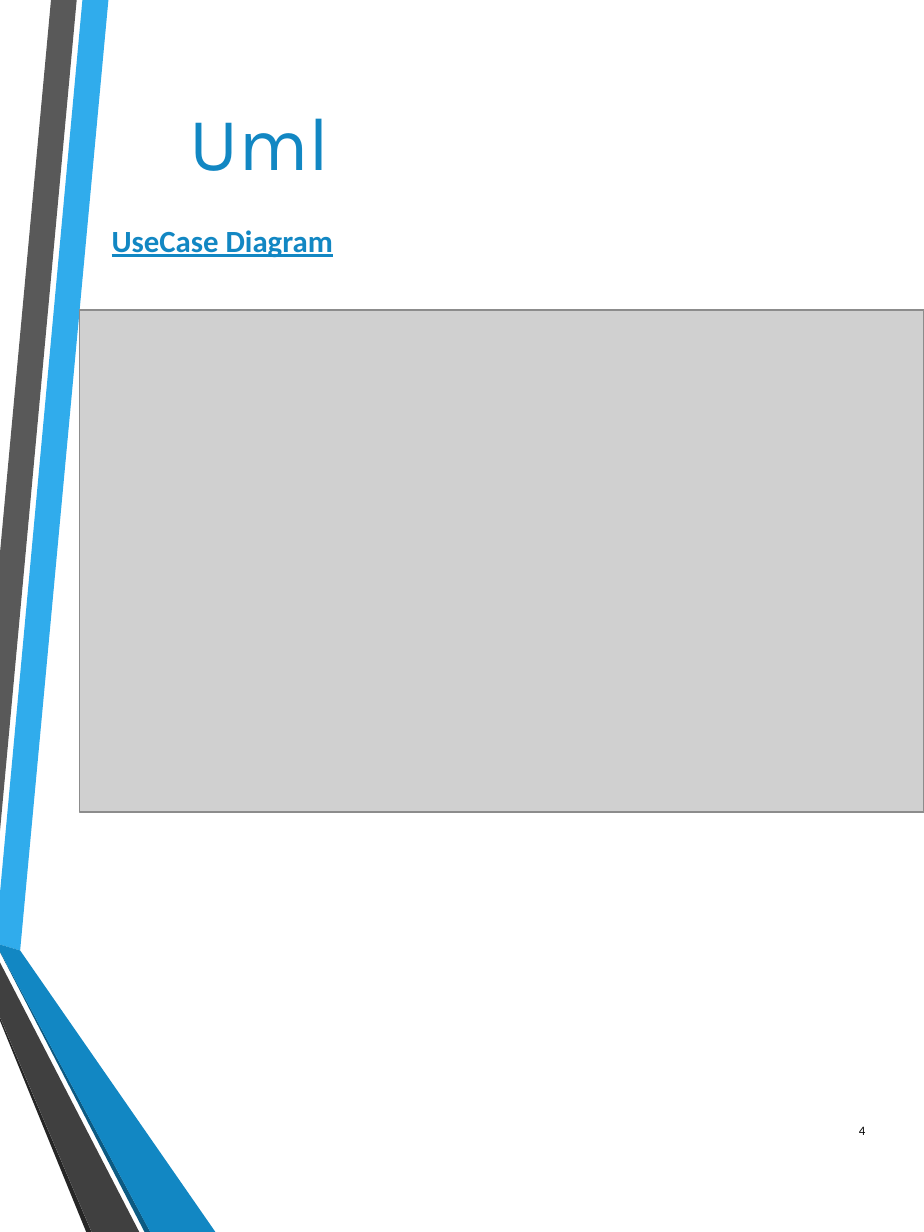
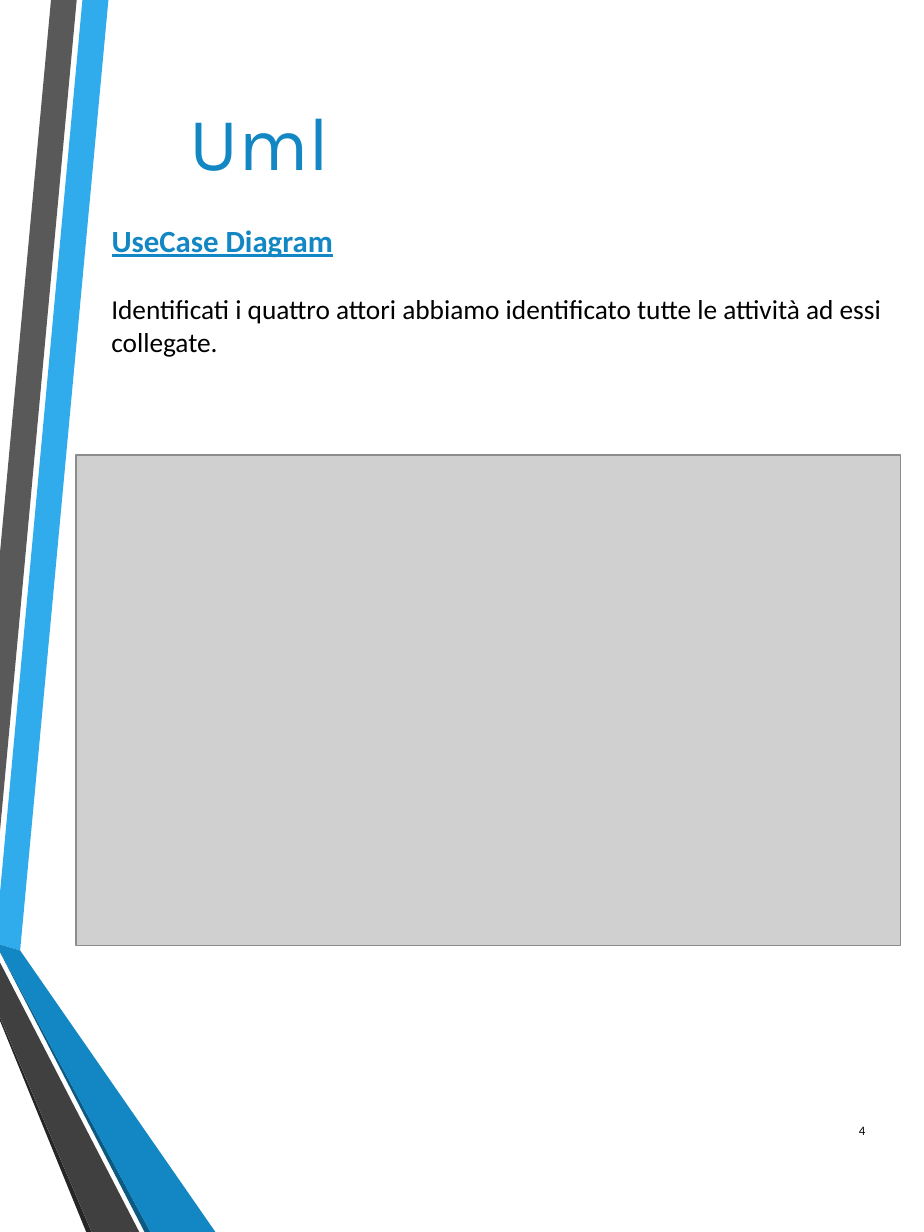
Before and after one commit to federicomegler/traffic-monitor, a slide deck: slide 4 of Design/Traffic_monitor.pptx. Drawn at 924x1232 pixels with LibreOffice and Linux fonts; fonts in the diff are those of the drawing; grey boxes stand for pictures. Boxes give left, top, right and bottom in pixels: in the first picture for what was removed or moved away, otherwise in the second. Text is boxed around its words. In the diff, an @@ line names an element or a change of style, - is before the commit and + after.

```diff
--- a/Design/Traffic_monitor.pptx
+++ b/Design/Traffic_monitor.pptx
@@ text added at (x1=111, y1=300, x2=881, y2=357), 16 pt, text #000000 @@
+Identificati i quattro attori abbiamo identificato tutte le attività ad essi collegate.
@@ picture resized from (x1=80, y1=310, x2=924, y2=813) to (x1=76, y1=455, x2=901, y2=945) @@
```
Also in this commit, not shown: 9 other slides changed.
